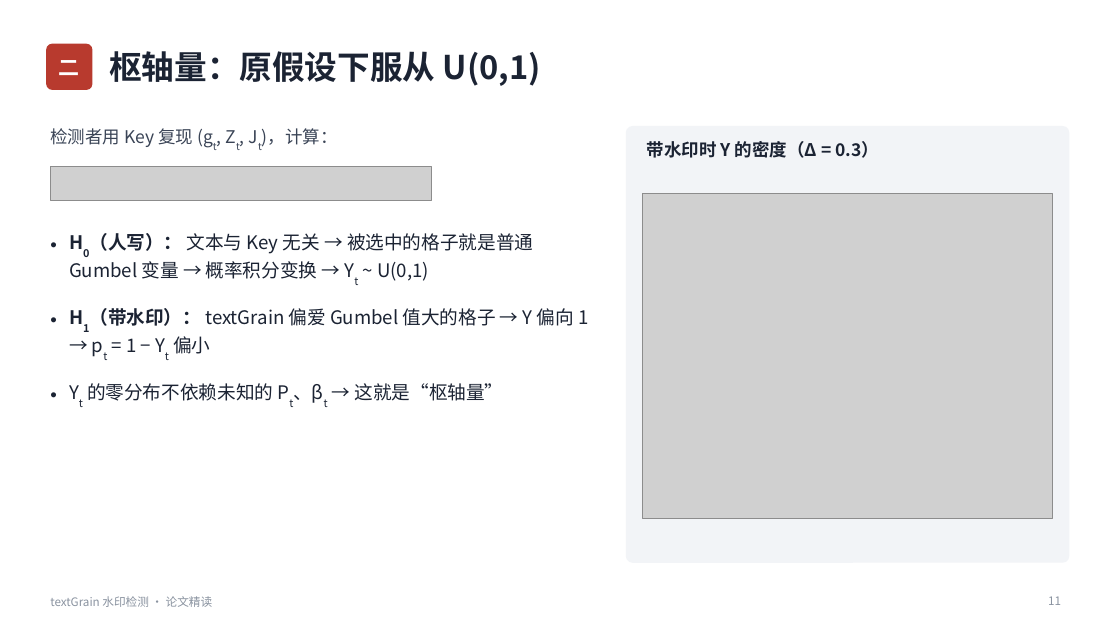
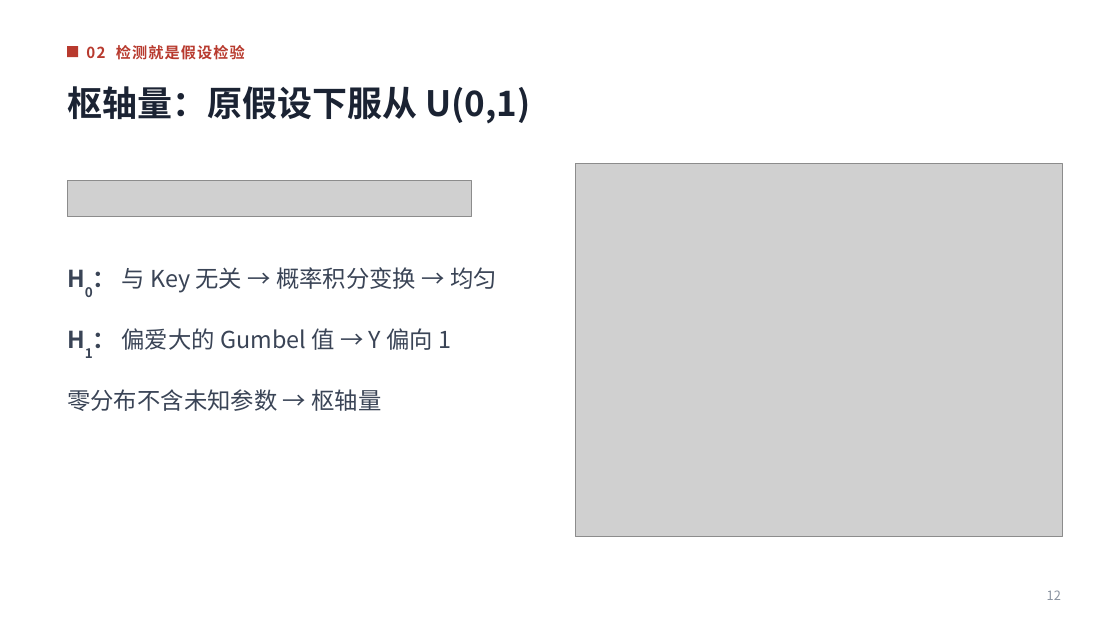
Before and after one commit to huyhoang345txt-arch/ppt, a slide deck: slide 12 of textGrain水印检测_论文精读.pptx (slide 11 before the commit). Drawn at 1120x630 pixels with LibreOffice and Linux fonts; fonts in the diff are those of the drawing; grey boxes stand for pictures. Boxes give left, top, right and bottom in pixels: in the first picture for what was removed or moved away, otherwise in the second. Text is boxed around its words. In the diff, an @@ line names an element or a change of style, - is before the commit and + after.

```diff
--- a/textGrain水印检测_论文精读.pptx
+++ b/textGrain水印检测_论文精读.pptx
@@ rounded rectangle removed at (46,44,92,90) @@
-二
@@ rectangle added at (67,46,78,57), fill #B83A2E @@
@@ text added at (86,45,245,60), 13 pt, text #B83A2E, bold @@
+02 检测就是假设检验
@@ title "枢轴量：原假设下服从 U(0,1)": place and size @@
-title "枢轴量：原假设下服从 U(0,1)" at (109,51,541,86)
+title "枢轴量：原假设下服从 U(0,1)" at (67,86,530,124)
@@ title "枢轴量：原假设下服从 U(0,1)" at (67,86,530,124): size 28 to 30 pt @@
@@ text removed at (50,128,338,147) @@
-检测者用 Key 复现 (gt, Zt, Jt)，计算：
@@ rounded rectangle removed at (626,126,1070,563) @@
@@ text removed at (647,141,880,158) @@
-带水印时 Y 的密度（Δ = 0.3）
@@ picture: place and size @@
-picture at (643,193,1053,518)
+picture at (576,164,1063,537)
@@ picture: place and size @@
-picture at (50,166,431,201)
+picture at (67,181,472,217)
@@ text at (67,267,497,411): text changed; size 16 to 20 pt; text colour #1B2333 to #3A4456 @@
-• H0（人写）： 文本与 Key 无关 → 被选中的格子就是普通 Gumbel 变量 → 概率积分变换 → Yt ~ U(0,1)
-• H1（带水印）： textGrain 偏爱 Gumbel 值大的格子 → Y 偏向 1 → pt = 1 − Yt 偏小
-• Yt 的零分布不依赖未知的 Pt、βt → 这就是“枢轴量”
+H0： 与 Key 无关 → 概率积分变换 → 均匀
+H1： 偏爱大的 Gumbel 值 → Y 偏向 1
+零分布不含未知参数 → 枢轴量
@@ text removed at (50,596,213,607) @@
-textGrain 水印检测 · 论文精读
@@ page number added at (1047,590,1061,600), 11 pt, text #8A93A0 @@
+12
@@ page number removed at (1048,596,1061,605) @@
-11
```
Also in this commit, not shown: 24 other slides changed, 6 slides added, 6 slides removed.
